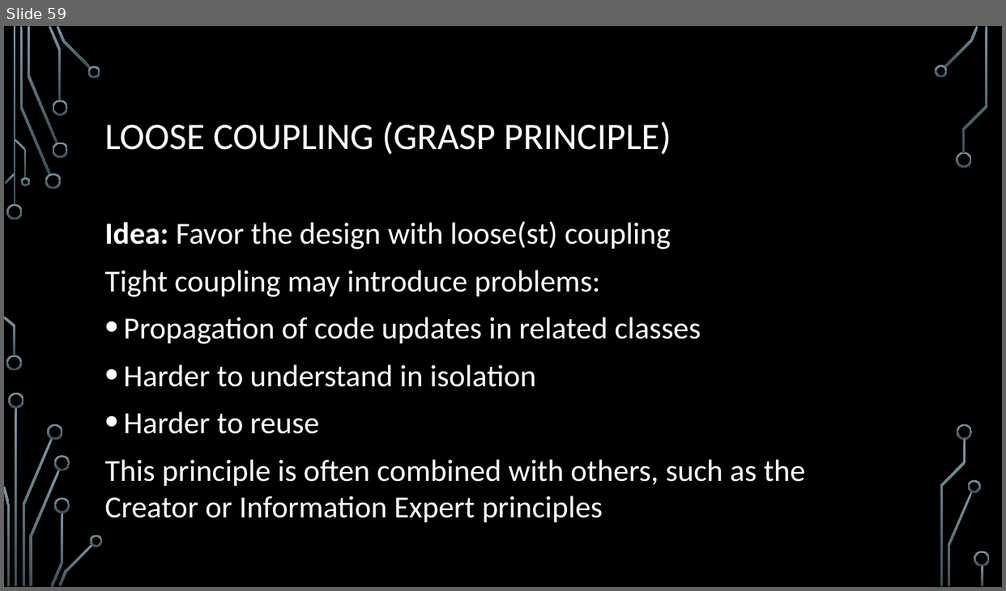
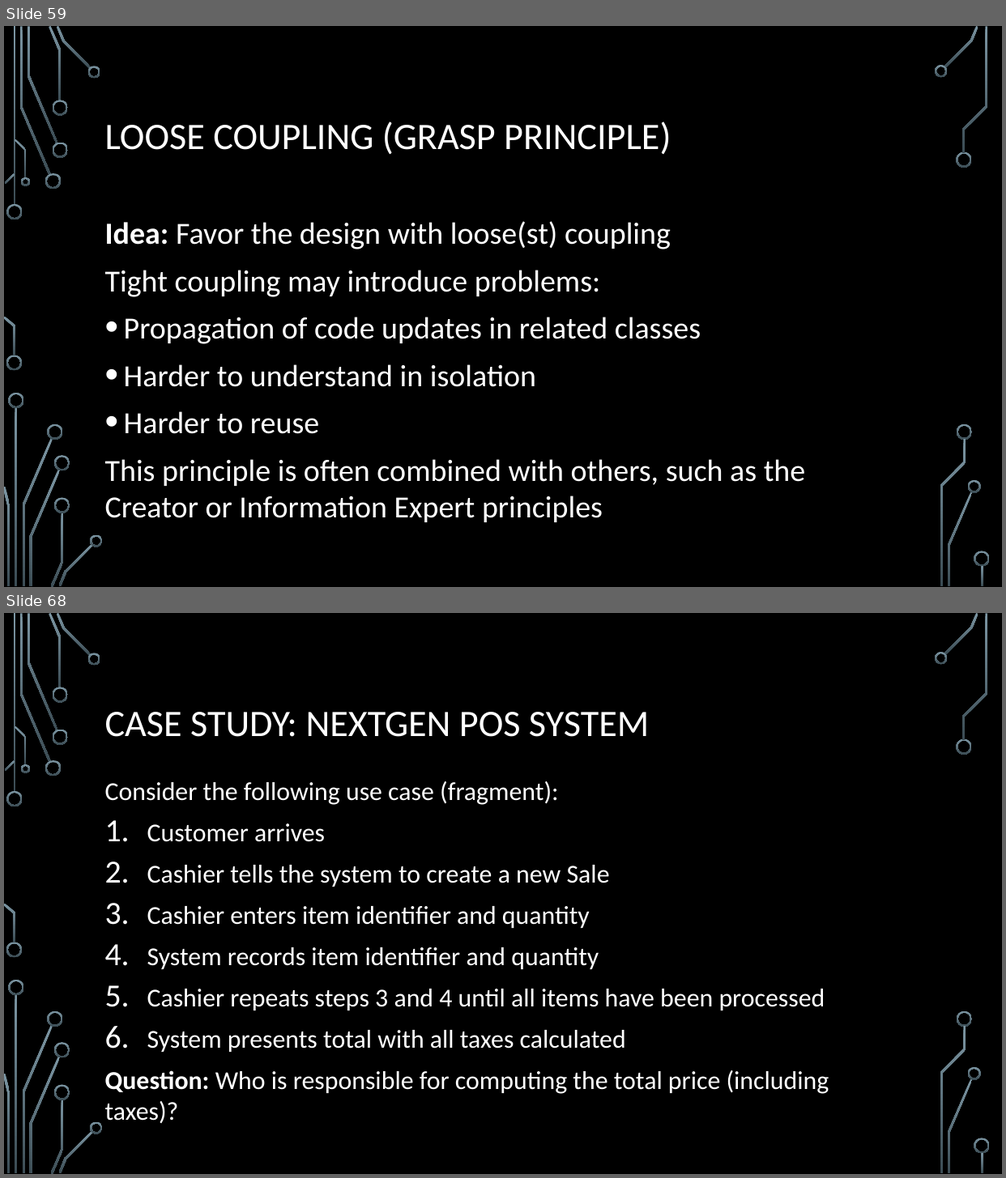
Before and after one commit to egges/mso, a slide deck: slides/Object-oriented Design.pptx. Shown one above the other, each under a label of ours: slide 59 before the commit, slides 59 and 68 after it; the slides between them are not shown. The pictures are 1006x591 and 1006x1178 pixels, drawn with LibreOffice and Linux fonts; fonts in the diff are those of the drawing; background and template pictures are left out. Boxes give left, top, right and bottom in pixels: in the first picture for what was removed or moved away, otherwise in the second. Text is boxed around its words. In the diff, an @@ line names an element or a change of style, - is before the commit and + after.

```diff
--- a/slides/Object-oriented Design.pptx
+++ b/slides/Object-oriented Design.pptx
@@ slide 68 added at <box>4,613,1002,1174</box>, background picture (left out); not listed: 36 template elements that a slide beside it also shows @@
@@ title added at <box>105,712,649,737</box>, 36 pt, text #FFFFFF @@
+CASE STUDY: NEXTGEN POS SYSTEM
@@ text added at <box>105,781,829,1123</box>, 24.8 pt, text #FFFFFF @@
+Consider the following use case (fragment):
+1. Customer arrives
+2. Cashier tells the system to create a new Sale
+3. Cashier enters item identifier and quantity
+4. System records item identifier and quantity
+5. Cashier repeats steps 3 and 4 until all items have been processed
+6. System presents total with all taxes calculated
+Question: Who is responsible for computing the total price (including taxes)?
```
Also in this commit, not shown: 16 other slides added.
